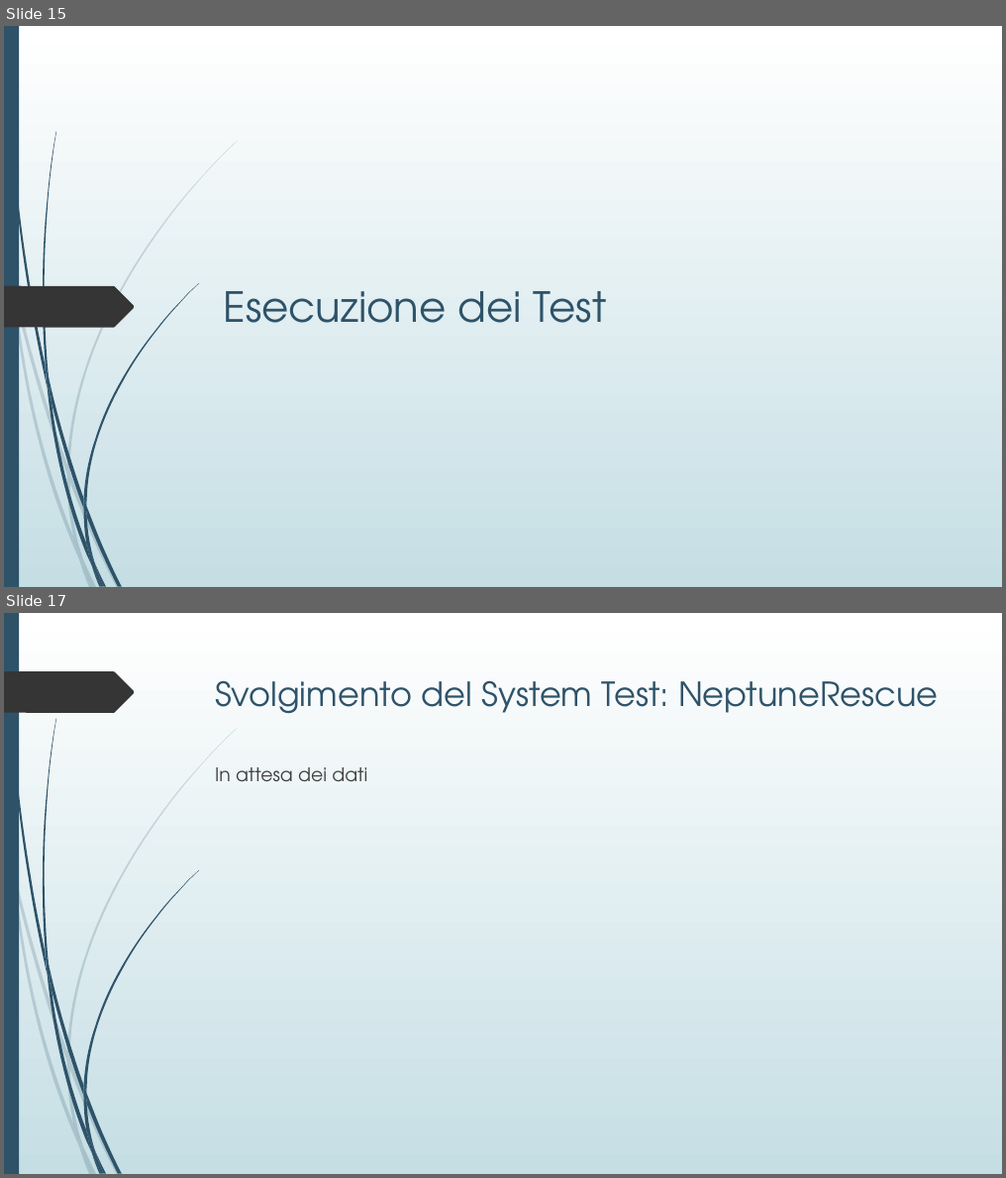
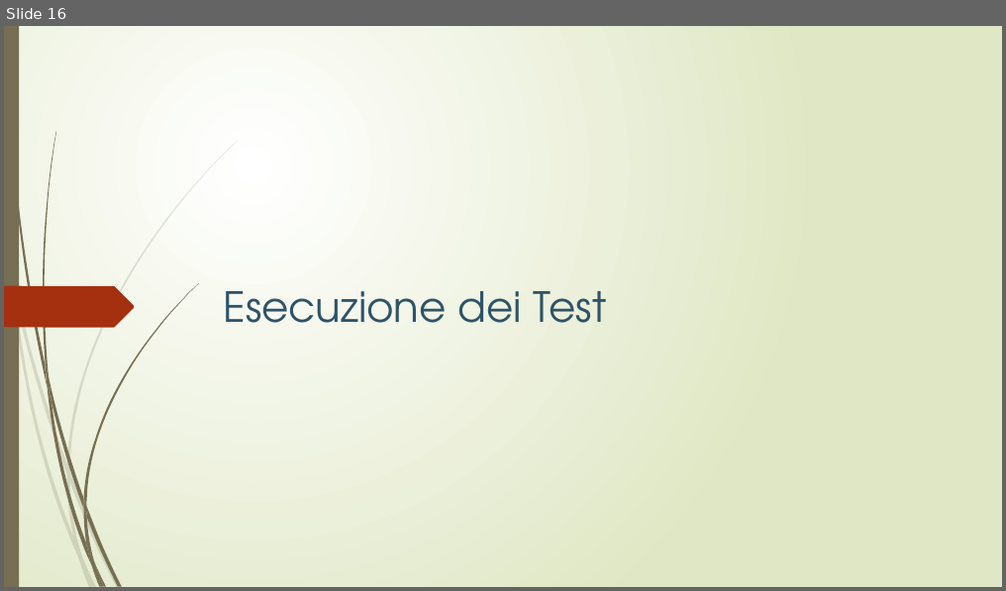
Before and after one commit to lpleo/Ingegneria_Software_2014, a slide deck: Slide/Slide Sparta.pptx. Shown one above the other, each under a label of ours: slides 15 and 17 before the commit, slide 16 after it; the slides between them are not shown. The pictures are 1006x1178 and 1006x591 pixels, drawn with LibreOffice and Linux fonts; fonts in the diff are those of the drawing. Boxes give left, top, right and bottom in pixels: in the first picture for what was removed or moved away, otherwise in the second. Text is boxed around its words. In the diff, an @@ line names an element or a change of style, - is before the commit and + after.

```diff
--- a/Slide/Slide Sparta.pptx
+++ b/Slide/Slide Sparta.pptx
@@ slide 17 removed at (x1=4, y1=613, x2=1002, y2=1174), background gradient #FFFFFF to #C5DEE5; not listed: 23 template elements that a slide beside it also shows @@
@@ freeform shape removed at (x1=4, y1=671, x2=135, y2=713) @@
@@ title removed at (x1=215, y1=680, x2=938, y2=714) @@
-Svolgimento del System Test: NeptuneRescue
@@ text removed at (x1=215, y1=767, x2=367, y2=782) @@
-In attesa dei dati
@@ what was slide 15 is now slide 16 @@
@@ slide 16 changed as well @@
@@ background gradient #FFFFFF to #C5DEE5 to gradient #FFFFFF to #DFE8C4 @@
@@ freeform shape at (x1=6, y1=26, x2=47, y2=386): fill #2E5369 to #766F54; outline redrawn @@
@@ fill #2E5369 to #766F54 in 12 elements at (x1=49, y1=379, x2=83, y2=509), (x1=86, y1=506, x2=122, y2=586), (x1=47, y1=383, x2=91, y2=567), (x1=95, y1=565, x2=107, y2=587), (x1=46, y1=363, x2=52, y2=404), (x1=83, y1=283, x2=199, y2=506), (x1=91, y1=567, x2=101, y2=587), (x1=83, y1=509, x2=94, y2=565), (x1=83, y1=498, x2=86, y2=517), (x1=86, y1=544, x2=104, y2=586), (x1=4, y1=26, x2=19, y2=587), (x1=43, y1=132, x2=56, y2=379) @@
@@ freeform shape at (x1=4, y1=286, x2=135, y2=328): fill #353535 to #A53010 @@
@@ fill #2E5369 at 20% opacity to #766F54 at 20% opacity in 10 elements at (x1=4, y1=237, x2=12, y2=288), (x1=15, y1=284, x2=67, y2=474), (x1=70, y1=472, x2=120, y2=587), (x1=82, y1=559, x2=97, y2=587), (x1=12, y1=288, x2=79, y2=561), (x1=67, y1=474, x2=82, y2=559), (x1=67, y1=141, x2=238, y2=472), (x1=79, y1=561, x2=93, y2=587), (x1=67, y1=465, x2=70, y2=482), (x1=73, y1=537, x2=93, y2=587) @@
```
Also in this commit, not shown: 12 other slides changed, 6 slides added, 5 other slides removed, 3 other files.
